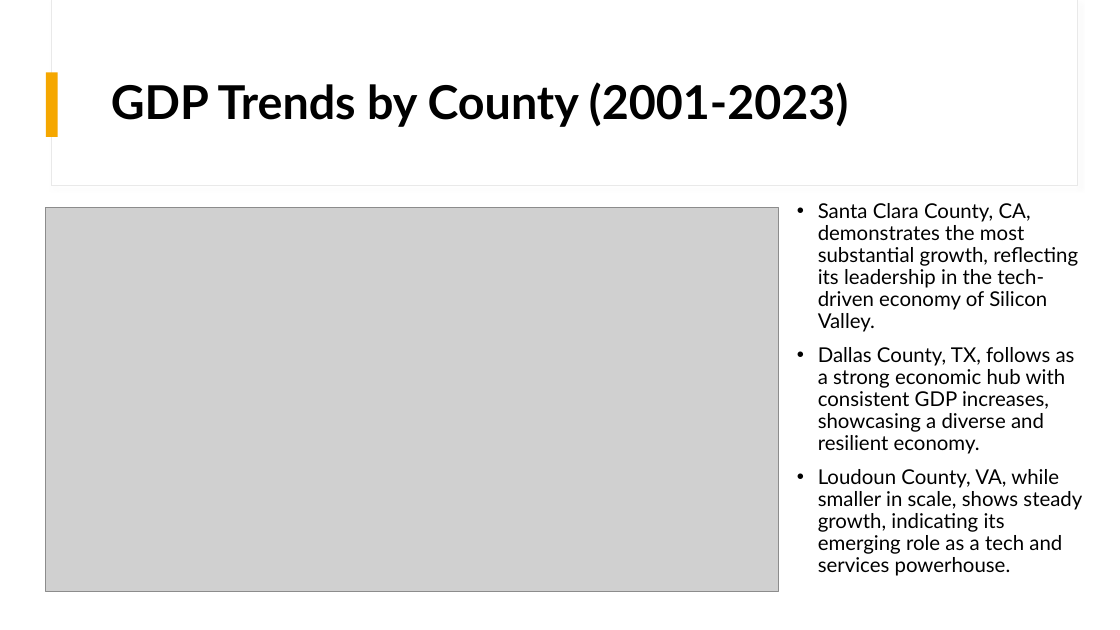
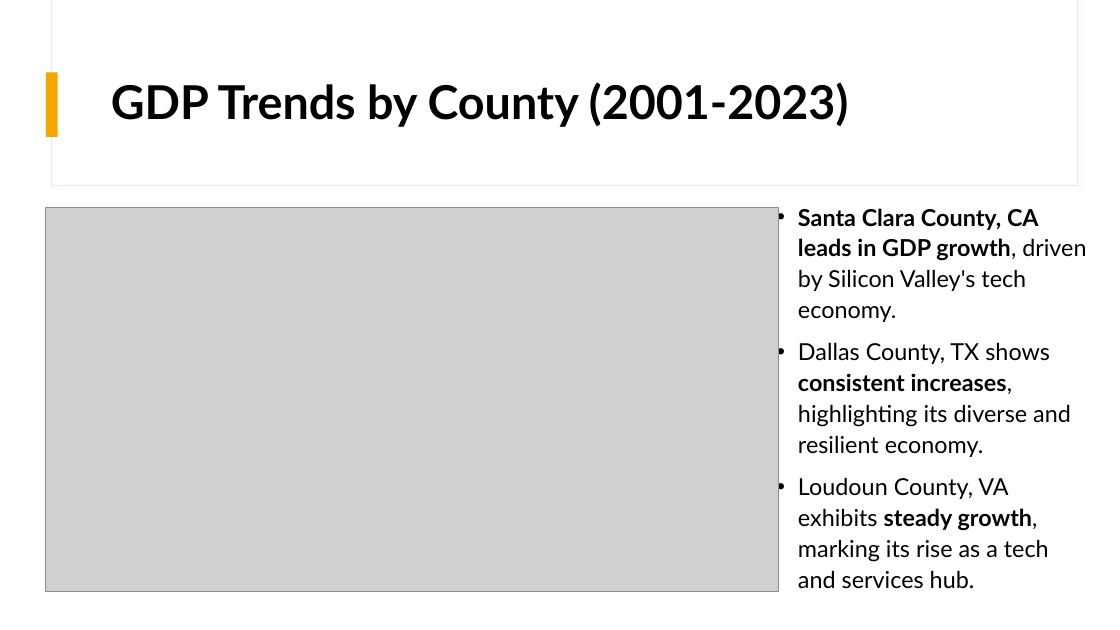
Before and after one commit to Akemp787/Loudoun_County_Growth_Study, a slide deck: slide 13 of presentation/Loudoun County Growth Study.pptx (slide 14 before the commit). Drawn at 1120x630 pixels with LibreOffice and Linux fonts; fonts in the diff are those of the drawing; grey boxes stand for pictures. Boxes give left, top, right and bottom in pixels: in the first picture for what was removed or moved away, otherwise in the second. Text is boxed around its words. In the diff, an @@ line names an element or a change of style, - is before the commit and + after.

Commit message:
Loudoun County Growth Study

```diff
--- a/presentation/Loudoun County Growth Study.pptx
+++ b/presentation/Loudoun County Growth Study.pptx
@@ text at (798, 208, 1086, 589): text changed; size 17.5 to 20 pt @@
-• Santa Clara County, CA, demonstrates the most substantial growth, reflecting its leadership in the tech-driven economy of Silicon Valley.
-• Dallas County, TX, follows as a strong economic hub with consistent GDP increases, showcasing a diverse and resilient economy.
-• Loudoun County, VA, while smaller in scale, shows steady growth, indicating its emerging role as a tech and services powerhouse.
+• Santa Clara County, CA leads in GDP growth, driven by Silicon Valley's tech economy.
+• Dallas County, TX shows consistent increases, highlighting its diverse and resilient economy.
+• Loudoun County, VA exhibits steady growth, marking its rise as a tech and services hub.
```
Also in this commit, not shown: 11 other slides changed, 6 slides added, 1 slide removed, 17 other files.
